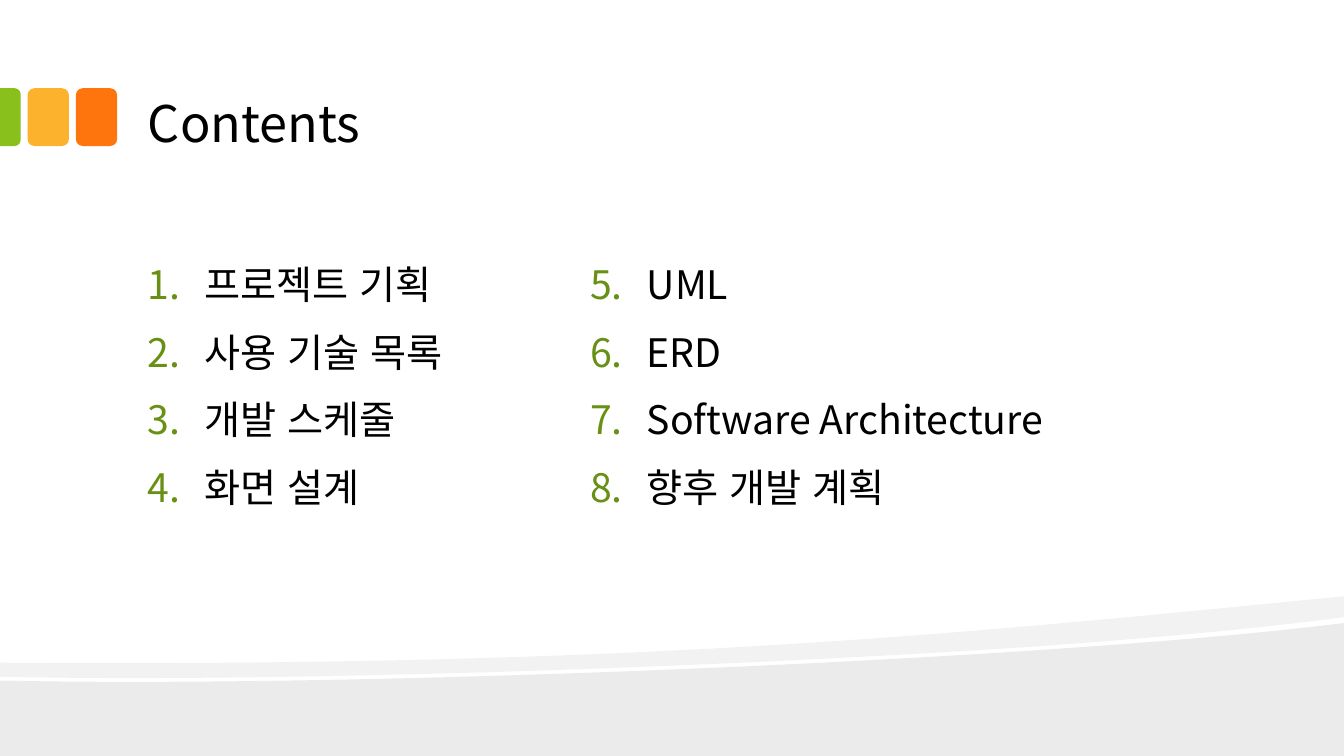
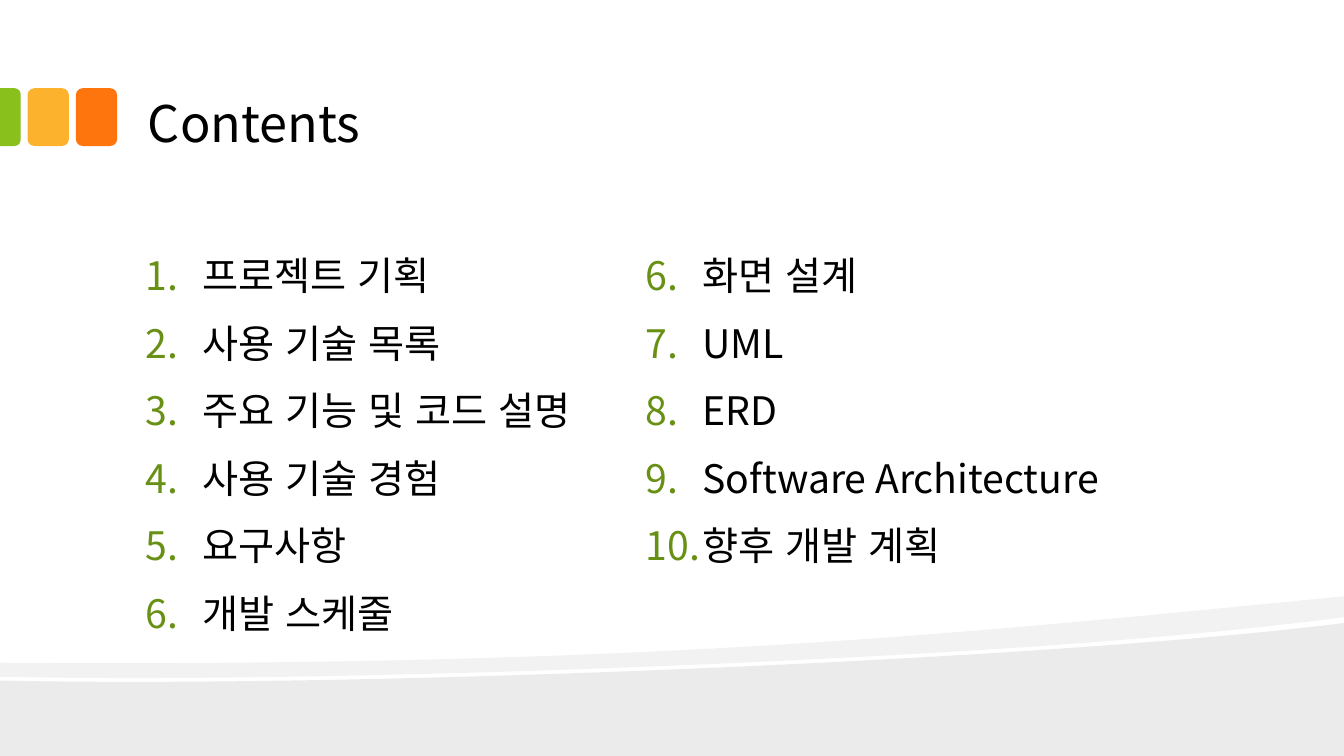
Before and after one commit to kjayvam/HTML, a slide deck: slide 2 of project/ppt/김영민_포트폴리오 요약 보고서.pptx. Drawn at 1344x756 pixels with LibreOffice and Linux fonts; fonts in the diff are those of the drawing. Boxes give left, top, right and bottom in pixels: in the first picture for what was removed or moved away, otherwise in the second. Text is boxed around its words. In the diff, an @@ line names an element or a change of style, - is before the commit and + after.

```diff
--- a/project/ppt/김영민_포트폴리오 요약 보고서.pptx
+++ b/project/ppt/김영민_포트폴리오 요약 보고서.pptx
@@ text "프로젝트 기획": place and size @@
-text "프로젝트 기획" at [205,266,443,505]
+text "프로젝트 기획" at [202,257,570,631]
@@ text "화면 설계": place and size @@
-text "화면 설계" at [647,270,1044,505]
+text "화면 설계" at [646,257,1099,563]
@@ text at [702,257,857,293]: paragraph added @@
+6. 화면 설계
@@ text at [202,392,570,563]: paragraphs added @@
+3. 주요 기능 및 코드 설명
+4. 사용 기술 경험
+5. 요구사항
@@ text at [205,469,360,505]: paragraph removed @@
-4. 화면 설계
```
Also in this commit, not shown: 7 other slides changed, 9 slides added, 3 other files.
